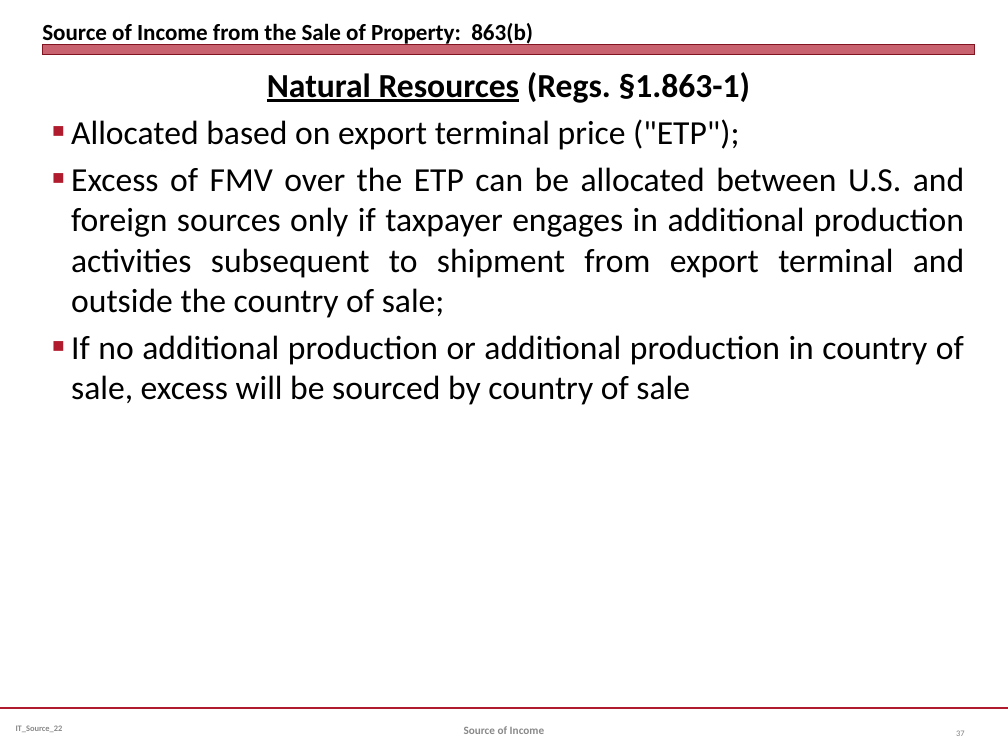
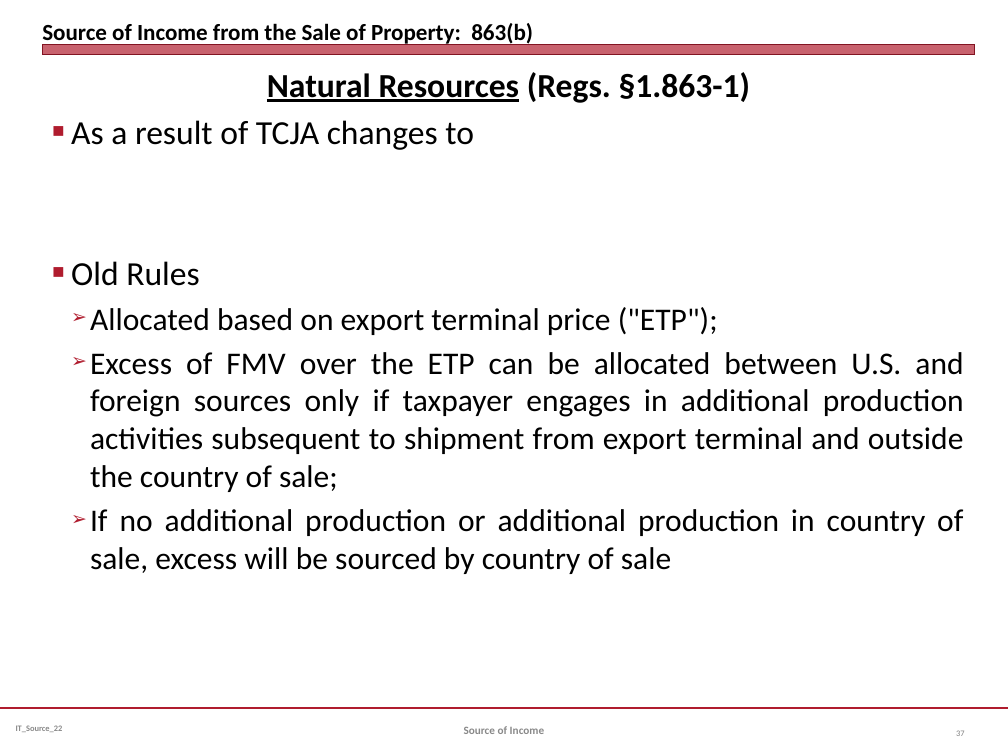
Before and after one commit to jmc877/International-Tax, a slide deck: slide 37 of slides/IT_Source_IntDiv_22.pptx. Drawn at 1008x756 pixels with LibreOffice and Linux fonts; fonts in the diff are those of the drawing. Boxes give left, top, right and bottom in pixels: in the first picture for what was removed or moved away, otherwise in the second. Text is boxed around its words. In the diff, an @@ line names an element or a change of style, - is before the commit and + after.

```diff
--- a/slides/IT_Source_IntDiv_22.pptx
+++ b/slides/IT_Source_IntDiv_22.pptx
@@ text at (71, 120, 474, 286): paragraphs added @@
+■ As a result of TCJA changes to
+■ Old Rules
@@ text at (90, 307, 964, 574): size 24 to 22.5 pt in "Allocated based on export terminal price ("ETP");", "Excess of FMV over the ETP can ...", "If no additional production or additional production ..."; bullet ■ to ➢; list level 1 to 2 in "Allocated based on export terminal ..."; list level 1 to 2 in "Excess of FMV over the ..."; list level 1 to 2 in "If no additional production or ..." @@
```
Also in this commit, not shown: 1 other file.
